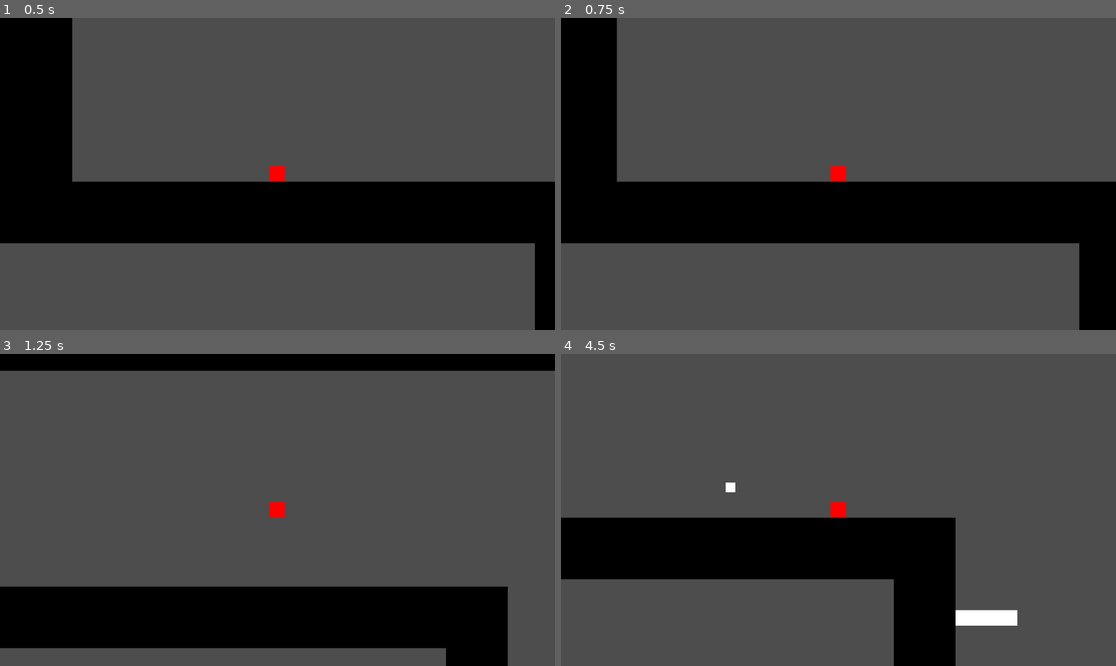
Above: before the commit, frames 1-4 (two rows, left to right).
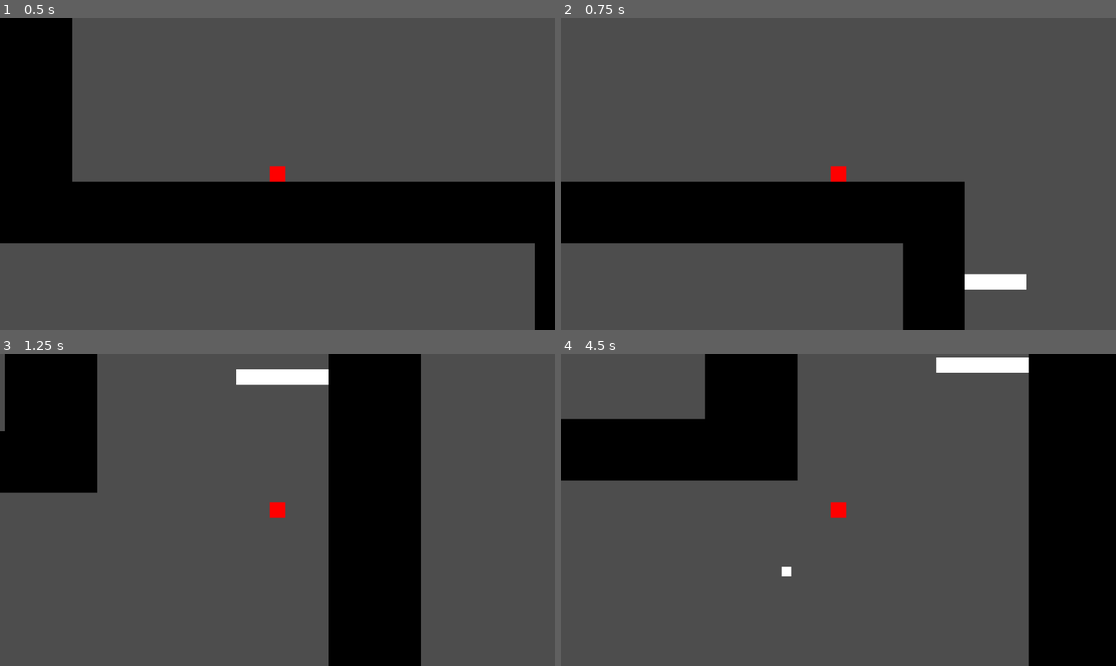
Above: after the commit, the same moments.

Repository: Lukko-Digital/upwell
Game: Godot game, scene res://src/main.tscn
The game is run twice, just before and just after one commit, with the same random seed, the same clock (stepped at 60 frames per second) and the same inputs.
Inputs (mouse positions are in pixels of both pictures, inside the frame that each line leads up to):
- Up to frame 1 (0.5 s): no input
- Up to frame 2 (0.75 s): tap Enter at 0.5 s; move the mouse to (960, 158) at 0.52 s; hold D (right) from 0.53 s (still down); hold Right mouse button (attract) from 0.53 s (still down)
- Up to frame 3 (1.25 s): keep holding D (right); keep holding Right mouse button (attract); tap Space (jump) at 0.77 s
- Up to frame 4 (4.5 s): move the mouse to (727, 525) at 1.27 s; release Right mouse button (attract) at 1.28 s; tap E (recall) at 1.35 s; tap Space (jump) at 1.52, 3.02, 3.77 s; move the mouse to (894, 441) at 2.02 s; release D (right) at 2.03 s; press the mouse at (894, 441) at 2.03 s; hold A (left) 2.03-2.78 s; move the mouse to (810, 572) at 2.77 s; release the mouse at (810, 572) at 2.78 s; hold D (right) 2.78-4.28 s; right-click (810, 572) at 2.85 s; move the mouse to (1005, 556) at 3.52 s; hold E (recall) 3.53-4.28 s; move the mouse to (672, 463) at 4.27 s; hold A (left) from 4.28 s (still down); click (672, 463) at 4.35 s

Frame 1 is identical in both runs. In frame 2, 16% of the frame differs, in the area x 0-100%, y 0-100%; in frame 3, 39%; in frame 4, 46%.

Commit message:
changes

Diff:
--- a/src/main2.tscn
+++ b/src/main2.tscn
@@ -1,9 +1,17 @@
-[gd_scene load_steps=6 format=3 uid="uid://cjx3erv8f1v78"]
+[gd_scene load_steps=14 format=3 uid="uid://cjx3erv8f1v78"]
 
 [ext_resource type="PackedScene" uid="uid://tfy83b2uc6hh" path="res://src/player.tscn" id="2_labfs"]
+[ext_resource type="Texture2D" uid="uid://dihewiwmnn6k4" path="res://assets/Test_Level/house_bg_5.png" id="2_oyygt"]
 [ext_resource type="Texture2D" uid="uid://bxy7mphy3okcu" path="res://assets/Test_Level/ground.png" id="3_2t18n"]
 [ext_resource type="Texture2D" uid="uid://fl1ublau88my" path="res://assets/Test_Level/floor.png" id="3_g4lf3"]
+[ext_resource type="Texture2D" uid="uid://bfpiq463rdm4l" path="res://assets/Test_Level/houses.png" id="3_ql3pc"]
 [ext_resource type="Texture2D" uid="uid://bjicl8csfkmw2" path="res://assets/Test_Level/floor5.png" id="4_i6n7a"]
+[ext_resource type="Texture2D" uid="uid://rklutnjhw6xs" path="res://assets/Test_Level/fliers.png" id="5_vpdek"]
+[ext_resource type="Texture2D" uid="uid://davaibv6mndpn" path="res://assets/Test_Level/well.png" id="7_pmldb"]
+[ext_resource type="Texture2D" uid="uid://cilgcb7bjixkb" path="res://assets/Test_Level/plyr.png" id="8_pdfk8"]
+[ext_resource type="Texture2D" uid="uid://nl3afbhplomy" path="res://assets/Test_Level/plyrglow.png" id="9_bfepo"]
+[ext_resource type="Texture2D" uid="uid://ddm11uaafts7w" path="res://assets/Test_Level/floor_55.png" id="11_g2fci"]
+[ext_resource type="Texture2D" uid="uid://direco4vflc55" path="res://assets/Test_Level/fg.png" id="12_xay4x"]
 
 [sub_resource type="RectangleShape2D" id="RectangleShape2D_5c5ng"]
 size = Vector2(3840, 508)
@@ -11,6 +19,7 @@
 [node name="Main2" type="Node2D"]
 
 [node name="StaticBody2D" type="StaticBody2D" parent="."]
+visible = false
 position = Vector2(0, 254)
 
 [node name="CollisionShape2D" type="CollisionShape2D" parent="StaticBody2D"]
@@ -22,21 +31,75 @@
 scale = Vector2(8, 8)
 
 [node name="Camera2D" type="Camera2D" parent="Player"]
+position = Vector2(-1.75, -43.625)
 zoom = Vector2(0.4, 0.4)
 
 [node name="ParallaxBackground" type="ParallaxBackground" parent="."]
 
-[node name="Floor" type="ParallaxLayer" parent="ParallaxBackground"]
+[node name="-1" type="ParallaxLayer" parent="ParallaxBackground"]
+z_index = -2
+motion_scale = Vector2(0.8, 0.8)
 
-[node name="Sprite2D" type="Sprite2D" parent="ParallaxBackground/Floor"]
+[node name="HouseBg5" type="Sprite2D" parent="ParallaxBackground/-1"]
+position = Vector2(1058, -835)
+texture = ExtResource("2_oyygt")
+
+[node name="HouseBg7" type="Sprite2D" parent="ParallaxBackground/-1"]
+position = Vector2(-431, -898)
+texture = ExtResource("2_oyygt")
+
+[node name="HouseBg6" type="Sprite2D" parent="ParallaxBackground/-1"]
+position = Vector2(-2467, -851)
+texture = ExtResource("2_oyygt")
+
+[node name="0" type="ParallaxLayer" parent="ParallaxBackground"]
+z_index = -2
+motion_scale = Vector2(0.9, 0.9)
+
+[node name="Houses" type="Sprite2D" parent="ParallaxBackground/0"]
+position = Vector2(8, -789)
+texture = ExtResource("3_ql3pc")
+
+[node name="1" type="ParallaxLayer" parent="ParallaxBackground"]
+
+[node name="Sprite2D" type="Sprite2D" parent="ParallaxBackground/1"]
 position = Vector2(0, 259)
 texture = ExtResource("3_g4lf3")
 
-[node name="Sprite2D2" type="Sprite2D" parent="ParallaxBackground/Floor"]
+[node name="Sprite2D3" type="Sprite2D" parent="ParallaxBackground/1"]
+position = Vector2(0, -61)
+texture = ExtResource("5_vpdek")
+
+[node name="Sprite2D2" type="Sprite2D" parent="ParallaxBackground/1"]
 texture = ExtResource("3_2t18n")
 
-[node name="Floor2" type="ParallaxLayer" parent="ParallaxBackground"]
+[node name="Well" type="Sprite2D" parent="ParallaxBackground/1"]
+position = Vector2(534, -194)
+texture = ExtResource("7_pmldb")
 
-[node name="Sprite2D" type="Sprite2D" parent="ParallaxBackground/Floor2"]
+[node name="Plyr" type="Sprite2D" parent="ParallaxBackground/1"]
+position = Vector2(220, -139)
+texture = ExtResource("8_pdfk8")
+
+[node name="Plyrglow" type="Sprite2D" parent="ParallaxBackground/1/Plyr"]
+z_index = -1
+position = Vector2(-7, -105)
+texture = ExtResource("9_bfepo")
+
+[node name="2" type="ParallaxLayer" parent="ParallaxBackground"]
+
+[node name="Sprite2D" type="Sprite2D" parent="ParallaxBackground/2"]
 position = Vector2(0, 71)
 texture = ExtResource("4_i6n7a")
+
+[node name="3" type="ParallaxLayer" parent="ParallaxBackground"]
+
+[node name="Sprite2D" type="Sprite2D" parent="ParallaxBackground/3"]
+position = Vector2(0, 189)
+texture = ExtResource("11_g2fci")
+
+[node name="4" type="ParallaxLayer" parent="ParallaxBackground"]
+
+[node name="Sprite2D" type="Sprite2D" parent="ParallaxBackground/4"]
+position = Vector2(0, -573)
+texture = ExtResource("12_xay4x")
--- a/src/player.gd
+++ b/src/player.gd
@@ -2,10 +2,10 @@
 class_name Player
 
 const PLAYER = {
-	SPEED = 150.0,
-	ACCELERATION = 800.0,
-	FRICTION_DECEL = 1500.0,
-	JUMP_VELOCITY = -300.0
+	SPEED = 1500.0,
+	ACCELERATION = 10000.0,
+	FRICTION_DECEL = 29000.0,
+	JUMP_VELOCITY = -800.0
 }
 const DRILL = {
 	LAUNCH_SPEED = 1000.0,
